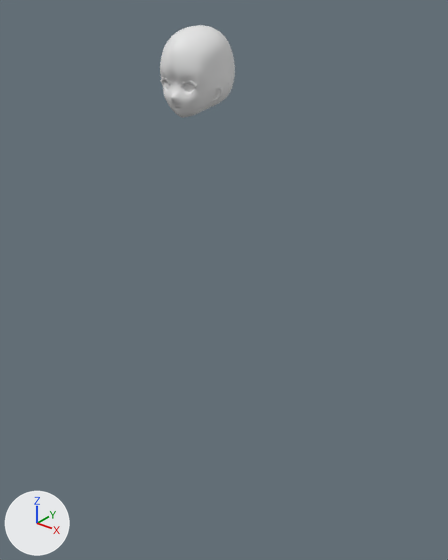
The Blender file StreamingAssets/Model/Estin.blend: old version first, new version second.
The view is the same before and after, from a camera (50 mm lens) standing at (1.56, -1.77, 2.43) and looking at (0.04, 0.13, 1.25). The lights are fixed; the arrows at lower left show +X, +Y and +Z.

The first picture shows 'Head'.
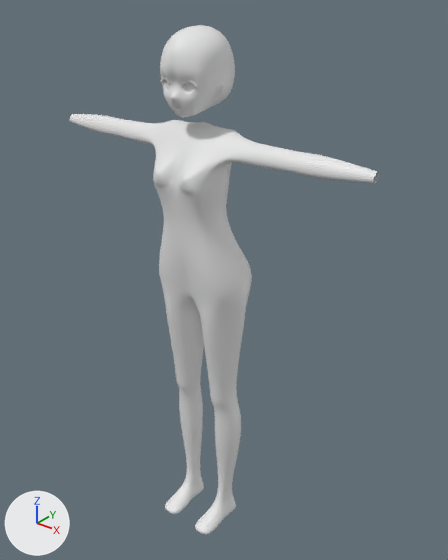
Boxes (x1, y1, x2, y2) around the edits, measured in the pictures (448 x 560 px):
'Body', added
    after: (70, 114, 379, 534)

The change, as a diff of the scene's bpy script:
```diff
--- a/StreamingAssets/Model/Estin.blend.py
+++ b/StreamingAssets/Model/Estin.blend.py
@@ me_立方体_004 @@
+me_立方体_004.from_pydata(...)  # 201 vertices, 191 faces; spans x 0.0..7.96, y -3.06..1.57, z -4.42..1.04
+me_立方体_004.polygons.foreach_set('use_smooth', [True] * 191)
@@ ob_body @@
+ob_body = bpy.data.objects.new('Body', me_立方体_004)
+ob_body.location = (0.0, 0.016, 1.566)
+ob_body.rotation_euler = (0.0989, 0.0, 0.0)  # degrees (5.7, 0, 0)
+ob_body.scale = (0.0938, 0.102, 0.355)
+_m = ob_body.modifiers.new('细分', 'SUBSURF')
+_m.levels = 2
+_m = ob_body.modifiers.new('镜像', 'MIRROR')
```
